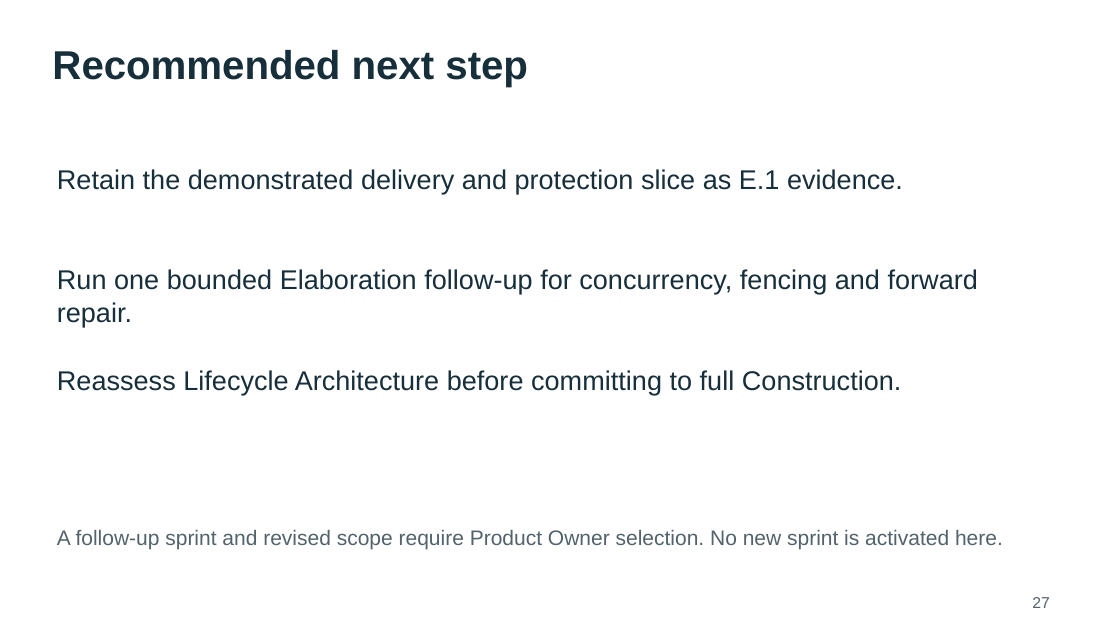
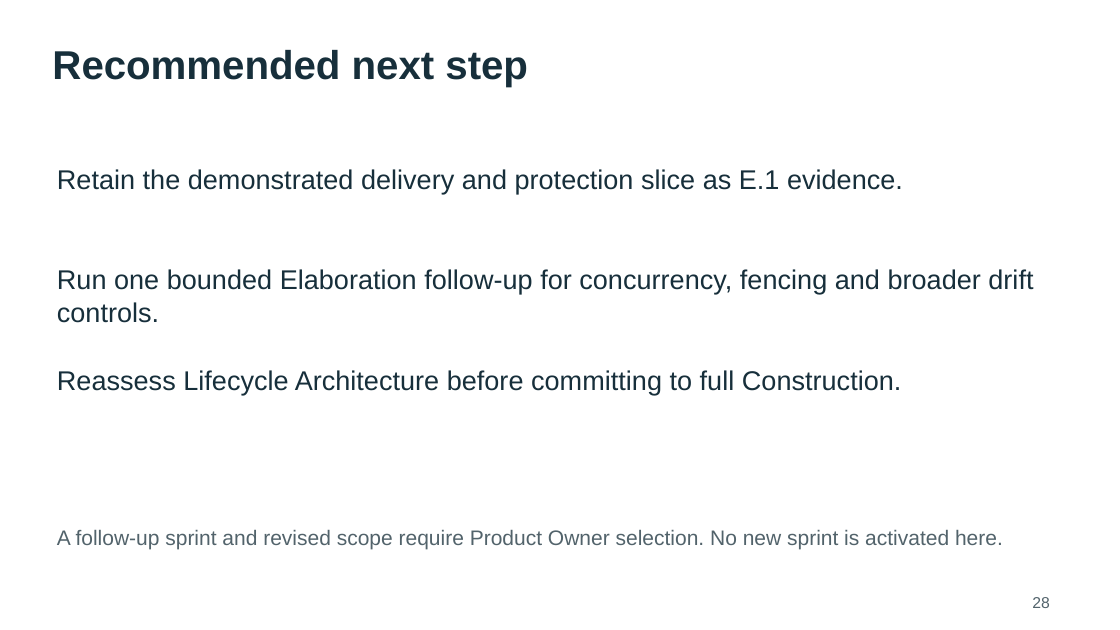
Before and after one commit to rstyczynski/APEX_CICD, a slide deck: slide 28 of progress/E.1/sprint_E.1_increment_demo.pptx (slide 27 before the commit). Drawn at 1120x630 pixels with LibreOffice and Linux fonts; fonts in the diff are those of the drawing. Boxes give left, top, right and bottom in pixels: in the first picture for what was removed or moved away, otherwise in the second. Text is boxed around its words. In the diff, an @@ line names an element or a change of style, - is before the commit and + after.

```diff
--- a/progress/E.1/sprint_E.1_increment_demo.pptx
+++ b/progress/E.1/sprint_E.1_increment_demo.pptx
@@ text at box(57, 269, 1033, 323): text changed @@
-Run one bounded Elaboration follow-up for concurrency, fencing and forward repair.
+Run one bounded Elaboration follow-up for concurrency, fencing and broader drift controls.
@@ text at box(1032, 597, 1049, 608): text changed @@
-27
+28
```
Also in this commit, not shown: 9 other slides changed, 1 slide added, 14 other files.
